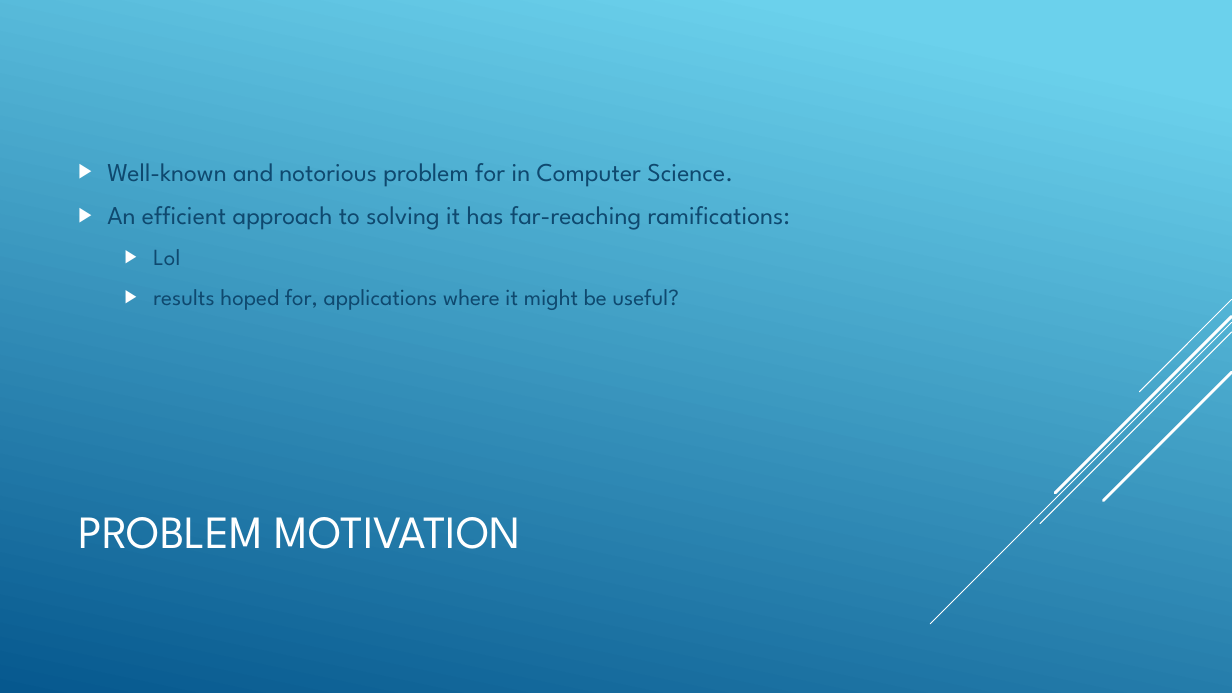
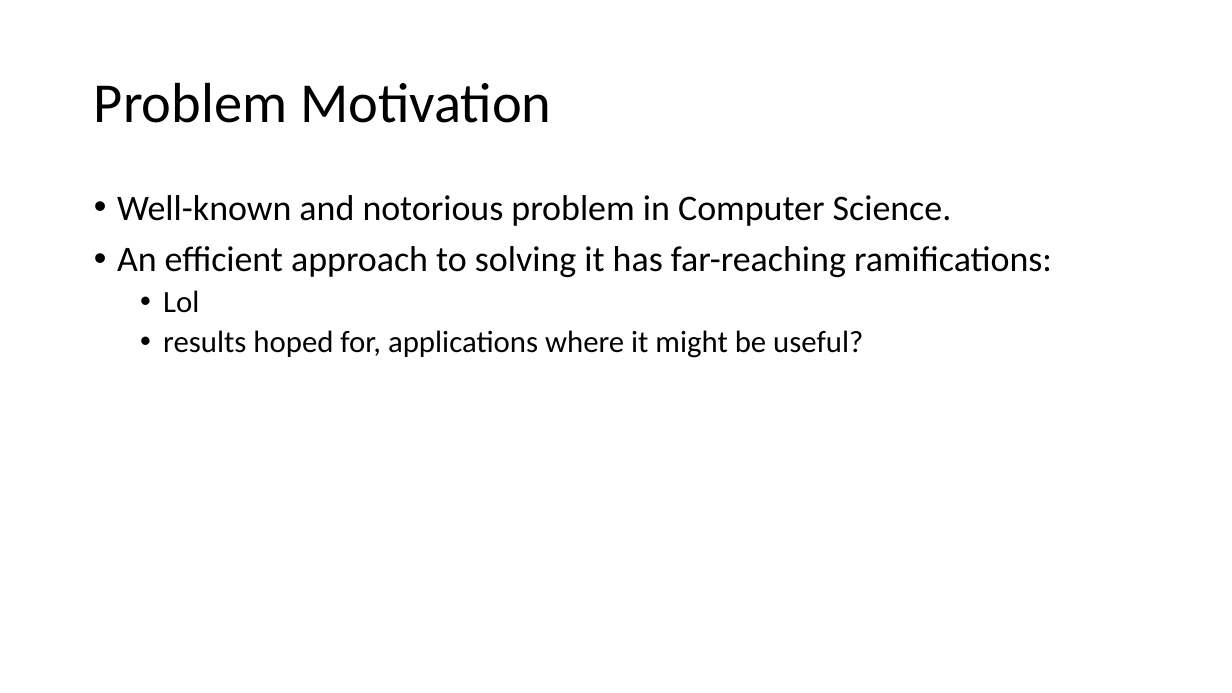
Before and after one commit to esaracin/compressive-sensing-cocktail-party-problem, a slide deck: slide 3 of slide/slides.pptx. Drawn at 1232x693 pixels with LibreOffice and Linux fonts; fonts in the diff are those of the drawing. Boxes give left, top, right and bottom in pixels: in the first picture for what was removed or moved away, otherwise in the second. Text is boxed around its words. In the diff, an @@ line names an element or a change of style, - is before the commit and + after.

```diff
--- a/slide/slides.pptx
+++ b/slide/slides.pptx
@@ background gradient #6ED2EB to #06588E to #FFFFFF @@
@@ title at [94, 82, 552, 123]: text changed; size 36 to 44 pt; font League Spartan to Calibri; text colour #FFFFFF to #000000 @@
-PROBLEM MOTIVATION
+Problem Motivation
@@ text "Well-known and notorious problem in ...": place and size @@
-text "Well-known and notorious problem in ..." at [107, 163, 790, 310]
+text "Well-known and notorious problem in ..." at [117, 195, 1052, 358]
@@ text "Well-known and notorious problem in ..." at [117, 195, 1052, 358]: vertical alignment middle to top @@
@@ text at [117, 195, 952, 226]: text changed; size 20 to 28 pt; font League Spartan to Calibri; text colour #0F496F to #000000 @@
-▶ Well-known and notorious problem for in Computer Science.
+• Well-known and notorious problem in Computer Science.
@@ text at [117, 246, 1052, 358]: size 20 to 28 pt in "An efficient approach to solving it has ..."; font League Spartan to Calibri, text colour #0F496F to #000000 in "An efficient approach to solving it has ...", "Lol", "results hoped for, applications where it might ..."; size 18 to 24 pt in "Lol", "results hoped for, applications where it might ..."; bullet ▶ to •; line spacing 1 to 0.9; less space between paragraphs @@
@@ group removed at [931, 299, 1232, 624]: 5 lines @@
```
Also in this commit, not shown: 8 other slides changed, 1 slide added, 1 slide removed.
